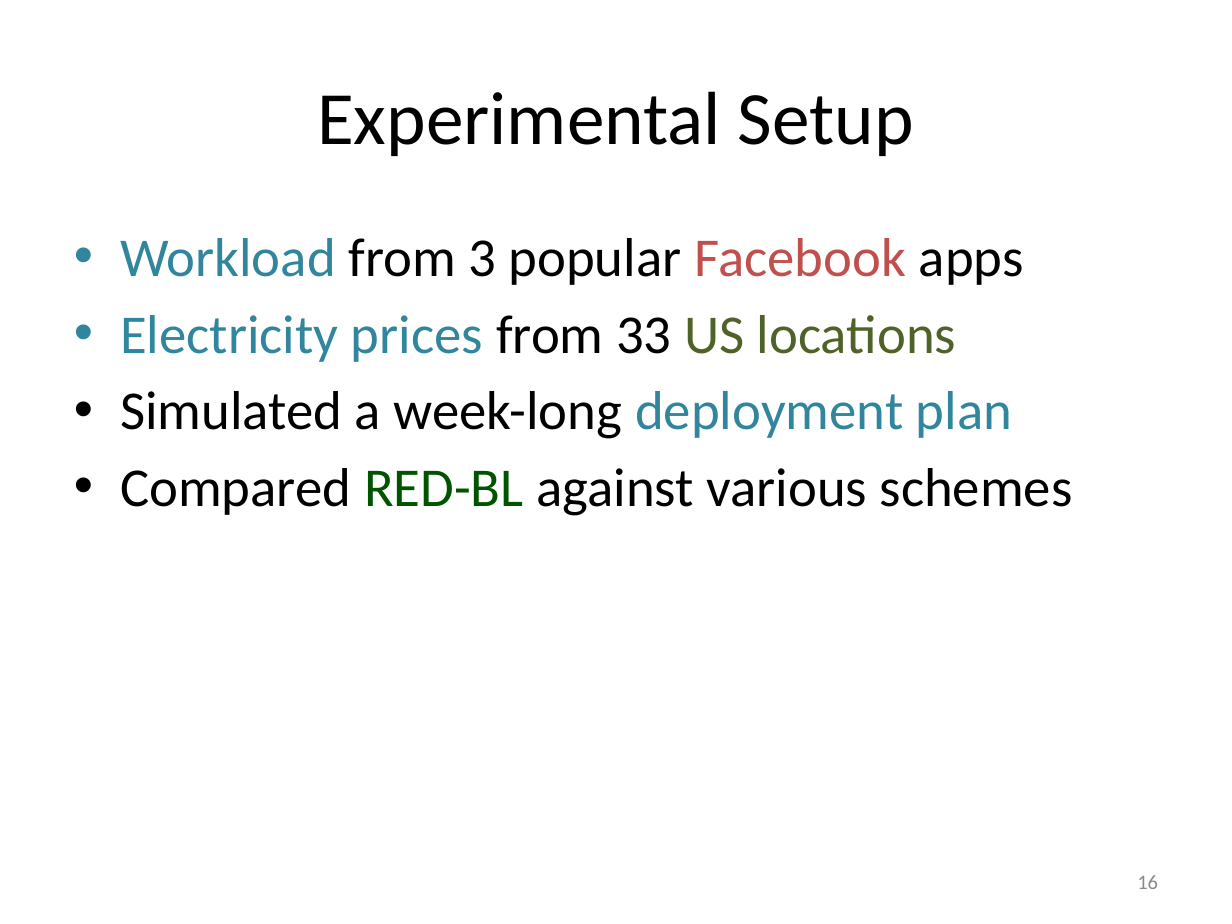
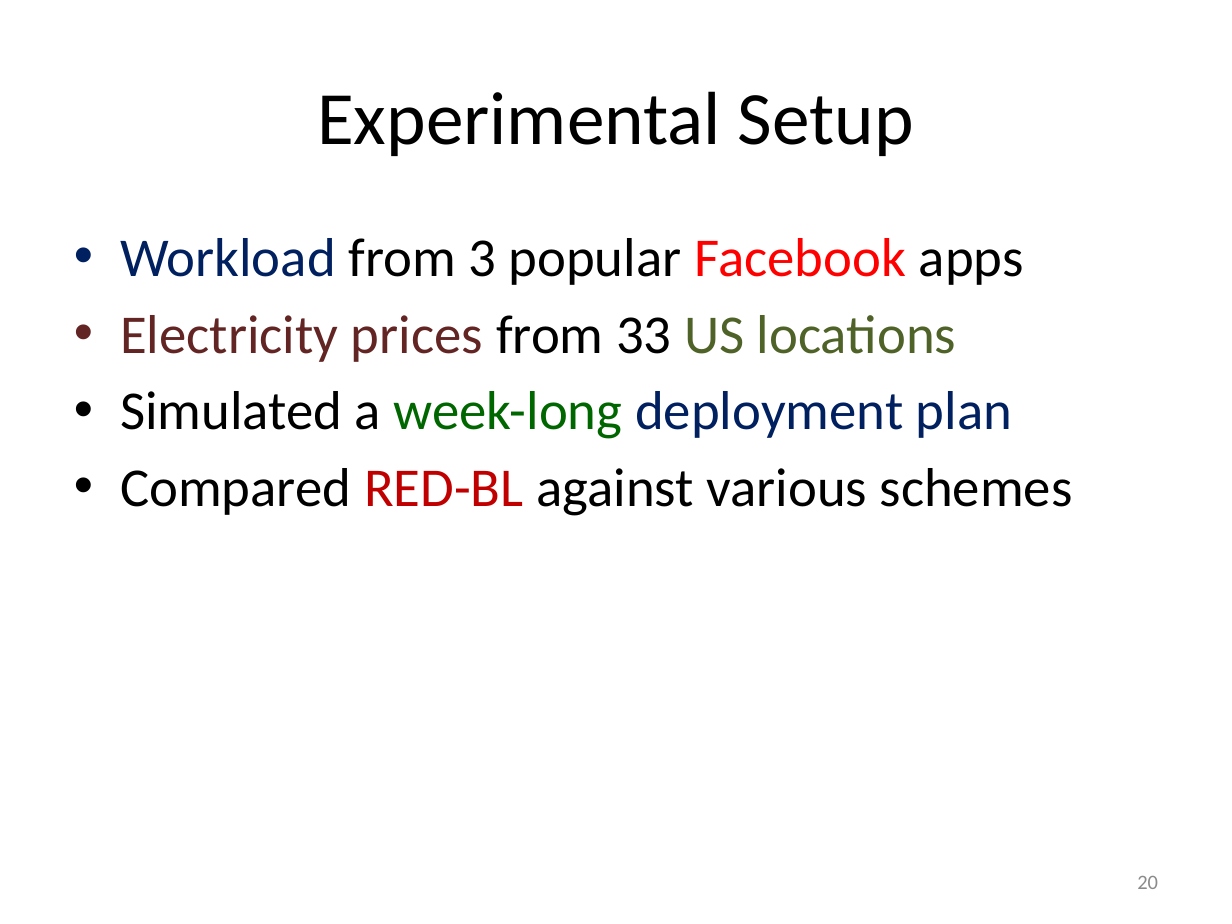
Before and after one commit to msaqib/Dissertation, a slide deck: slide 20 of RED-BLv8b.pptx (slide 16 before the commit). Drawn at 1232x924 pixels with LibreOffice and Linux fonts; fonts in the diff are those of the drawing. Boxes give left, top, right and bottom in pixels: in the first picture for what was removed or moved away, otherwise in the second. Text is boxed around its words. In the diff, an @@ line names an element or a change of style, - is before the commit and + after.

```diff
--- a/RED-BLv8b.pptx
+++ b/RED-BLv8b.pptx
@@ text "Workload from 3 popular Facebook ..." at bbox=[120, 238, 1073, 516]: text colour #31859C to #002060 in "Workload", "deployment plan"; text colour #C0504D to #FF0000 in "Facebook"; text colour #31859C to #632523 in "Electricity prices"; text colour #000000 to #006600 in "week-long"; text colour #005400 to #C00000 in "RED-BL" @@
@@ page number at bbox=[1137, 876, 1158, 889]: text changed @@
-16
+20
```
Also in this commit, not shown: 32 other slides changed, 7 slides added, 2 slides removed, 32 other files.
